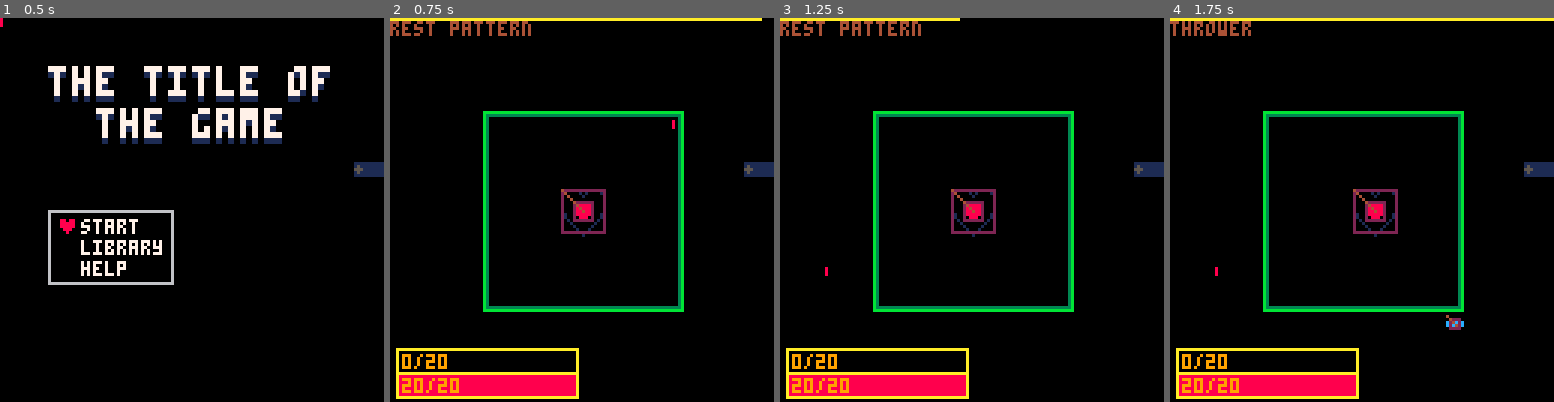
Above: before the commit, frames 1-4 (left to right).
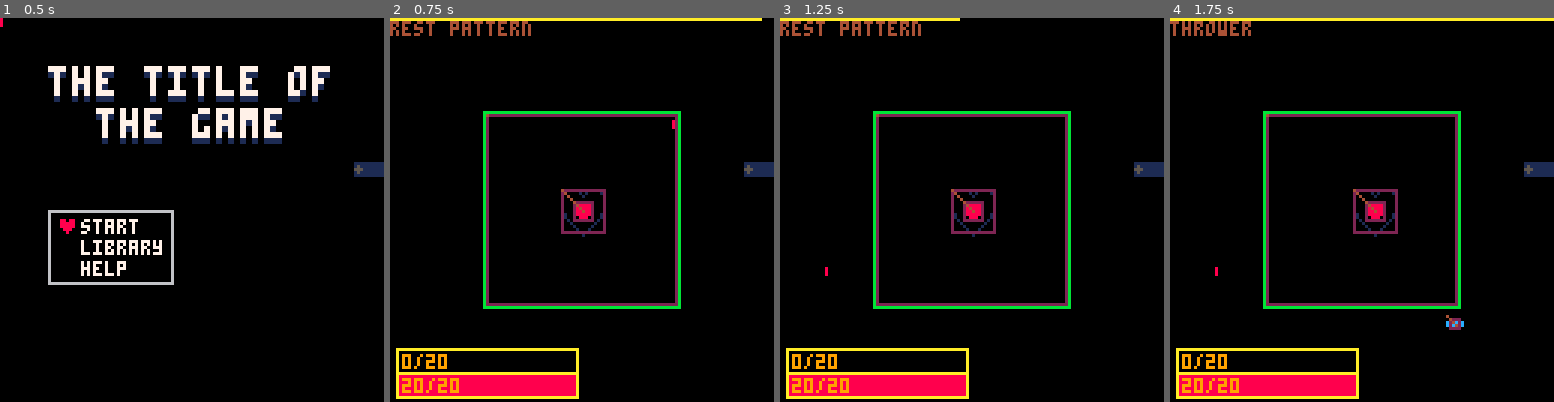
Above: after the commit, the same moments.

Repository: GiovanH/Pico8_Dev
Game: PICO-8 cartridge undertale.p8
Same seed, same stepped clock (60 frames per second), same inputs: the game is played once before the commit and once after it.
Inputs (mouse positions are in pixels of both pictures, inside the frame that each line leads up to):
- Up to frame 1 (0.5 s): tap X (X key) at 0.33 s
- Up to frame 2 (0.75 s): click (670, 121) at 0.67 s; tap O (Z key) at 0.7 s
- Up to frame 3 (1.25 s): tap X (X key) at 1.07 s; click (826, 267) at 1.22 s
- Up to frame 4 (1.75 s): hold Right from 1.6 s (still down); tap O (Z key) at 1.7 s

Frame 1 is identical in both runs. In frame 2, 3.1% of the frame differs, in the area x 24-77%, y 24-77%; in frame 3, 3.1%; in frame 4, 3.1%.

Commit message:
Arena positioning,

Diff:
--- a/template.p8
+++ b/template.p8
@@ -363,7 +363,7 @@
  if self.anim then
   local mclock = self.ttl or self.stage.mclock
   local findex = (flr(mclock/self.frame_len) % #self.anim) +1
-  local frame = self.anim[findex]
+  frame = self.anim[findex]
   self._frame, self._findex = frame, findex
  end
  if (frame != false and frame != nil) spr(frame, spx, spy, spw, sph, self.flipx, self.flipy)
--- a/undertale.p8
+++ b/undertale.p8
@@ -271,11 +271,11 @@
 end
 
 function shuffle_table(table)
-  -- do a fisher-yates shuffle
-  for i = #table, 1, -1 do
-    local j = flr(rnd(i)) + 1
-    table[i], table[j] = table[j], table[i]
-  end
+ -- do a fisher-yates shuffle
+ for i = #table, 1, -1 do
+  local j = flr(rnd(i)) + 1
+  table[i], table[j] = table[j], table[i]
+ end
 end
 
 -- clamp query between min/max
@@ -767,6 +767,7 @@
  sp = 0,
  maxsp = 20,
  z = 5,
+ isdemo = false,
  offset = vec(-3, -3),
  hbox_offset = vec(-3,-3)
 }
@@ -839,7 +840,7 @@
  if self.invuln > 0 then
   return false
  else
-  self.hp -= dmg
+  if (not self.isdemo) self.hp -= dmg
   self.stage.arena.waveperfect = false
   -- TODO gameover logic
   self.invuln = 12
@@ -849,7 +850,7 @@
 end
 function t_soul:ongraze(bullet)
  if (self.invuln > 0) return false
- self.sp += 1
+ if (not self.isdemo) self.sp += 1
  sfx(01)
  if (self.sp >= 20) then
   self.sp = 0
@@ -866,6 +867,7 @@
  mob.draw(self)
 end
 function t_soul:drawui()
+ if (self.isdemo) return
  function drawbar(amt, max, col, origin)
   local perc = amt / max
   local hpbox = bbox(origin, vec(60, 8))
@@ -906,10 +908,9 @@
  end
 end
 
-
 local t_warnbox = mob:extend{}
 function t_warnbox:draw()
-  rect(mrconcatu(self.hbox:grow(vec_noneone), 8))
+ rect(mrconcatu(self.hbox:grow(vec_noneone), 8))
  mob.draw(self)
 end
 
@@ -939,7 +940,7 @@
  return true
 end
 function t_bullet:oncollide(player)
- if (self:canhit(player)) do
+ if (self:canhit(player)) then
   local didhit = player:dmghit(self.dmg)
   if (didhit) self:destroy()
  end
@@ -1009,7 +1010,7 @@
 function b_thrown:coupdate()
  local arena = self.stage.arena
  yieldn(self.delay)
- self.vel = (self.stage.o_soul.pos - self.pos):norm()
+ self.vel = self.stage.o_soul.pos:__sub(self.pos):norm()
 end
 
 -- Patterns
@@ -1085,9 +1086,9 @@
  local r = 50
  for i = 1, n do
   self:addchild(b_thrown(vec(
-     64 + r*cos(i/n),
-     64 + r*sin(i/n)
-    ), 2*n))
+     r*cos(i/n),
+     r*sin(i/n)
+    ) + arena.hbox:center(), 2*n))
   yieldn(2)
  end
 end
@@ -1103,9 +1104,9 @@
  for i = 1, n do
   theta = rnd()
   self:addchild(b_thrown(vec(
-     64 + r*cos(theta),
-     64 + r*sin(theta)
-    ), 8*n))
+     r*cos(theta),
+     r*sin(theta)
+    ) + arena.hbox:center(), 8*n))
   yieldn(8)
  end
 end
@@ -1126,18 +1127,18 @@
  end
  shuffle_table(vecs)
  for v in all(vecs) do
-   -- printa(arena.hbox)
-   warnbox = bbox(
-    arena.hbox.origin + v:dotp(arena.hbox.size),
-    vec(0,0)
-   ):outline(5)
-
-   local bigbox = warnbox:outline(2)
-   -- if not o_soul.hbox:overlaps(bigbox) then
-   self:addchild(t_warnbox(warnbox.origin, false, warnbox.size, {ttl=warntime}))
-    self.stage:schedule(warntime, closure(self.addchild, self, b_mine(bigbox:center())))
-   -- end
-   yieldn(4)
+  -- printa(arena.hbox)
+  warnbox = bbox(
+   arena.hbox.origin + v:dotp(arena.hbox.size),
+   vec(0,0)
+  ):outline(5)
+
+  local bigbox = warnbox:outline(2)
+  -- if not o_soul.hbox:overlaps(bigbox) then
+  self:addchild(t_warnbox(warnbox.origin, false, warnbox.size, {ttl=warntime}))
+  self.stage:schedule(warntime, closure(self.addchild, self, b_mine(bigbox:center())))
+  -- end
+  yieldn(4)
 
  end
 end
@@ -1176,7 +1177,7 @@
   cur_stage = st_mainmenu()
  end
 
- entity.update(self)
+ mob.update(self)
 end
 function t_arena:onadd()
  self.stage.arena = self
@@ -1205,8 +1206,10 @@
 end
 function t_arena:draw()
  -- TODO black frame for layered effects (stage is a hole)
- rect(mrconcat({self.hbox:unpack()}, 3))
- rect(mrconcat({self.hbox:outline(1):unpack()}, 11))
+ local drawbox = self.hbox:grow(vec_noneone)
+ rect(mrconcat({drawbox:unpack()}, 3))
+ rect(mrconcat({drawbox:outline(1):unpack()}, 11))
+ mob.draw(self)
 end
 function t_arena:drawui()
  local label = "undefined"
@@ -1220,14 +1223,28 @@
 function st_game:init()
  stage.init(self)
 
- self.o_arena = self:add(t_arena(vec(32), 0, vec(64)))
- self.o_soul = self:add(t_soul(vec(64)))
+ self.o_arena = self:add(t_arena(vec(32), false, vec(64)))
+ self.o_soul = self:add(t_soul(self.o_arena.hbox:center()))
  self:add(t_graze(self.o_soul))
+end
+
+local t_inspectmenu = entity:extend{}
+function t_inspectmenu:init()
+ entity.init(self)
+end
+function t_inspectmenu:drawui()
+ rect(mrconcatu(bbox.fromxywh(16,96-8,96,32), 7))
 end
 
 st_game_inspect = st_game:extend{}
 function st_game_inspect:init(pattern)
- st_game.init(self)
+ stage.init(self)
+
+ self.o_arena = self:add(t_arena(vec(16), false, vec(64)))
+ self.o_soul = self:add(t_soul(self.o_arena.hbox:center()))
+ self.o_soul.isdemo = true
+ self:add(t_graze(self.o_soul))
+ self:add(t_inspectmenu())
 
  self.o_arena.onlypattern = pattern
 
@@ -1235,7 +1252,6 @@
 end
 function st_game_inspect:update()
  st_game.update(self)
- self.o_soul.hp = 20
  if (btn(5)) then
   self.backheld += 1
  else
@@ -1330,5 +1346,169 @@
 ccddeeff000000000000000000000000000000000000000000000000000000000000000000000000000000000000000000000000000000000000000000000000
 ccddeeff000000000000000000000000000000000000000000000000000000000000000000000000000000000000000000000000000000000000000000000000
 
-
-
+__gff__
+0000000000000000000000000000000000000000000000000000000000000000000000000000000000000000000000000000000000000000000000000000000000000000000000000000000000000000000000000000000000000000000000000000000000000000000000000000000000000000000000000000000000000000
+0000000000000000000000000000000000000000000000000000000000000000000000000000000000000000000000000000000000000000000000000000000000000000000000000000000000000000000000000000000000000000000000000000000000000000000000000000000000000000000000000000000000000000
+__map__
+0000000000000000000000000000000000000000000000000000000000000000000000000000000000000000000000000000000000000000000000000000000000000000000000000000000000000000000000000000000000000000000000000000000000000000000000000000000000000000000000000000000000000000
+0000000000000000000000000000000000000000000000000000000000000000000000000000000000000000000000000000000000000000000000000000000000000000000000000000000000000000000000000000000000000000000000000000000000000000000000000000000000000000000000000000000000000000
+0000000000000000000000000000000000000000000000000000000000000000000000000000000000000000000000000000000000000000000000000000000000000000000000000000000000000000000000000000000000000000000000000000000000000000000000000000000000000000000000000000000000000000
+0000000000000000000000000000000000000000000000000000000000000000000000000000000000000000000000000000000000000000000000000000000000000000000000000000000000000000000000000000000000000000000000000000000000000000000000000000000000000000000000000000000000000000
+0000000000000000000000000000000000000000000000000000000000000000000000000000000000000000000000000000000000000000000000000000000000000000000000000000000000000000000000000000000000000000000000000000000000000000000000000000000000000000000000000000000000000000
+0000000000000000000000000000000000000000000000000000000000000000000000000000000000000000000000000000000000000000000000000000000000000000000000000000000000000000000000000000000000000000000000000000000000000000000000000000000000000000000000000000000000000000
+0000000000000000000000000000000000000000000000000000000000000000000000000000000000000000000000000000000000000000000000000000000000000000000000000000000000000000000000000000000000000000000000000000000000000000000000000000000000000000000000000000000000000000
+0000000000000000000000000000000000000000000000000000000000000000000000000000000000000000000000000000000000000000000000000000000000000000000000000000000000000000000000000000000000000000000000000000000000000000000000000000000000000000000000000000000000000000
+0000000000000000000000000000000000000000000000000000000000000000000000000000000000000000000000000000000000000000000000000000000000000000000000000000000000000000000000000000000000000000000000000000000000000000000000000000000000000000000000000000000000000000
+0000000000000000000000000000000000000000000000000000000000000000000000000000000000000000000000000000000000000000000000000000000000000000000000000000000000000000000000000000000000000000000000000000000000000000000000000000000000000000000000000000000000000000
+0000000000000000000000000000000000000000000000000000000000000000000000000000000000000000000000000000000000000000000000000000000000000000000000000000000000000000000000000000000000000000000000000000000000000000000000000000000000000000000000000000000000000000
+0000000000000000000000000000000000000000000000000000000000000000000000000000000000000000000000000000000000000000000000000000000000000000000000000000000000000000000000000000000000000000000000000000000000000000000000000000000000000000000000000000000000000000
+0000000000000000000000000000000000000000000000000000000000000000000000000000000000000000000000000000000000000000000000000000000000000000000000000000000000000000000000000000000000000000000000000000000000000000000000000000000000000000000000000000000000000000
+0000000000000000000000000000000000000000000000000000000000000000000000000000000000000000000000000000000000000000000000000000000000000000000000000000000000000000000000000000000000000000000000000000000000000000000000000000000000000000000000000000000000000000
+0000000000000000000000000000000000000000000000000000000000000000000000000000000000000000000000000000000000000000000000000000000000000000000000000000000000000000000000000000000000000000000000000000000000000000000000000000000000000000000000000000000000000000
+0000000000000000000000000000000000000000000000000000000000000000000000000000000000000000000000000000000000000000000000000000000000000000000000000000000000000000000000000000000000000000000000000000000000000000000000000000000000000000000000000000000000000000
+0000000000000000000000000000000000000000000000000000000000000000000000000000000000000000000000000000000000000000000000000000000000000000000000000000000000000000000000000000000000000000000000000000000000000000000000000000000000000000000000000000000000000000
+0000000000000000000000000000000000000000000000000000000000000000000000000000000000000000000000000000000000000000000000000000000000000000000000000000000000000000000000000000000000000000000000000000000000000000000000000000000000000000000000000000000000000000
+0000000000000000000000000000000000000000000000000000000000000000000000000000000000000000000000000000000000000000000000000000000000000000000000000000000000000000000000000000000000000000000000000000000000000000000000000000000000000000000000000000000000000000
+0000000000000000000000000000000000000000000000000000000000000000000000000000000000000000000000000000000000000000000000000000000000000000000000000000000000000000000000000000000000000000000000000000000000000000000000000000000000000000000000000000000000000000
+0000000000000000000000000000000000000000000000000000000000000000000000000000000000000000000000000000000000000000000000000000000000000000000000000000000000000000000000000000000000000000000000000000000000000000000000000000000000000000000000000000000000000000
+0000000000000000000000000000000000000000000000000000000000000000000000000000000000000000000000000000000000000000000000000000000000000000000000000000000000000000000000000000000000000000000000000000000000000000000000000000000000000000000000000000000000000000
+0000000000000000000000000000000000000000000000000000000000000000000000000000000000000000000000000000000000000000000000000000000000000000000000000000000000000000000000000000000000000000000000000000000000000000000000000000000000000000000000000000000000000000
+0000000000000000000000000000000000000000000000000000000000000000000000000000000000000000000000000000000000000000000000000000000000000000000000000000000000000000000000000000000000000000000000000000000000000000000000000000000000000000000000000000000000000000
+0000000000000000000000000000000000000000000000000000000000000000000000000000000000000000000000000000000000000000000000000000000000000000000000000000000000000000000000000000000000000000000000000000000000000000000000000000000000000000000000000000000000000000
+0000000000000000000000000000000000000000000000000000000000000000000000000000000000000000000000000000000000000000000000000000000000000000000000000000000000000000000000000000000000000000000000000000000000000000000000000000000000000000000000000000000000000000
+0000000000000000000000000000000000000000000000000000000000000000000000000000000000000000000000000000000000000000000000000000000000000000000000000000000000000000000000000000000000000000000000000000000000000000000000000000000000000000000000000000000000000000
+0000000000000000000000000000000000000000000000000000000000000000000000000000000000000000000000000000000000000000000000000000000000000000000000000000000000000000000000000000000000000000000000000000000000000000000000000000000000000000000000000000000000000000
+0000000000000000000000000000000000000000000000000000000000000000000000000000000000000000000000000000000000000000000000000000000000000000000000000000000000000000000000000000000000000000000000000000000000000000000000000000000000000000000000000000000000000000
+0000000000000000000000000000000000000000000000000000000000000000000000000000000000000000000000000000000000000000000000000000000000000000000000000000000000000000000000000000000000000000000000000000000000000000000000000000000000000000000000000000000000000000
+0000000000000000000000000000000000000000000000000000000000000000000000000000000000000000000000000000000000000000000000000000000000000000000000000000000000000000000000000000000000000000000000000000000000000000000000000000000000000000000000000000000000000000
+0000000000000000000000000000000000000000000000000000000000000000000000000000000000000000000000000000000000000000000000000000000000000000000000000000000000000000000000000000000000000000000000000000000000000000000000000000000000000000000000000000000000000000
+…(130 lines of a section not shown)…
Not shown, changed: the music (__music__) section of undertale.p8
Not shown, changed: the sound effects (__sfx__) section of undertale.p8
